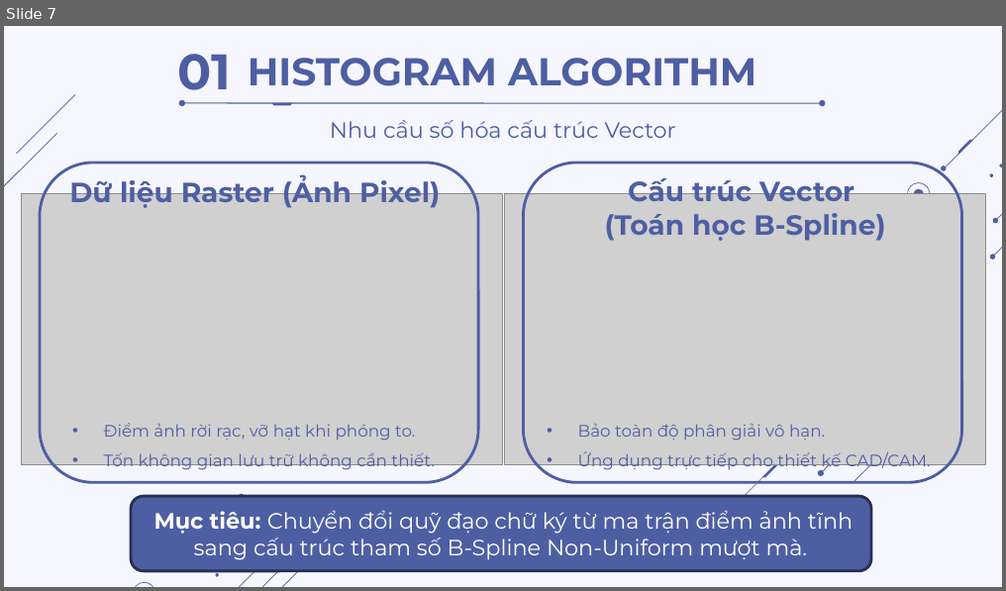
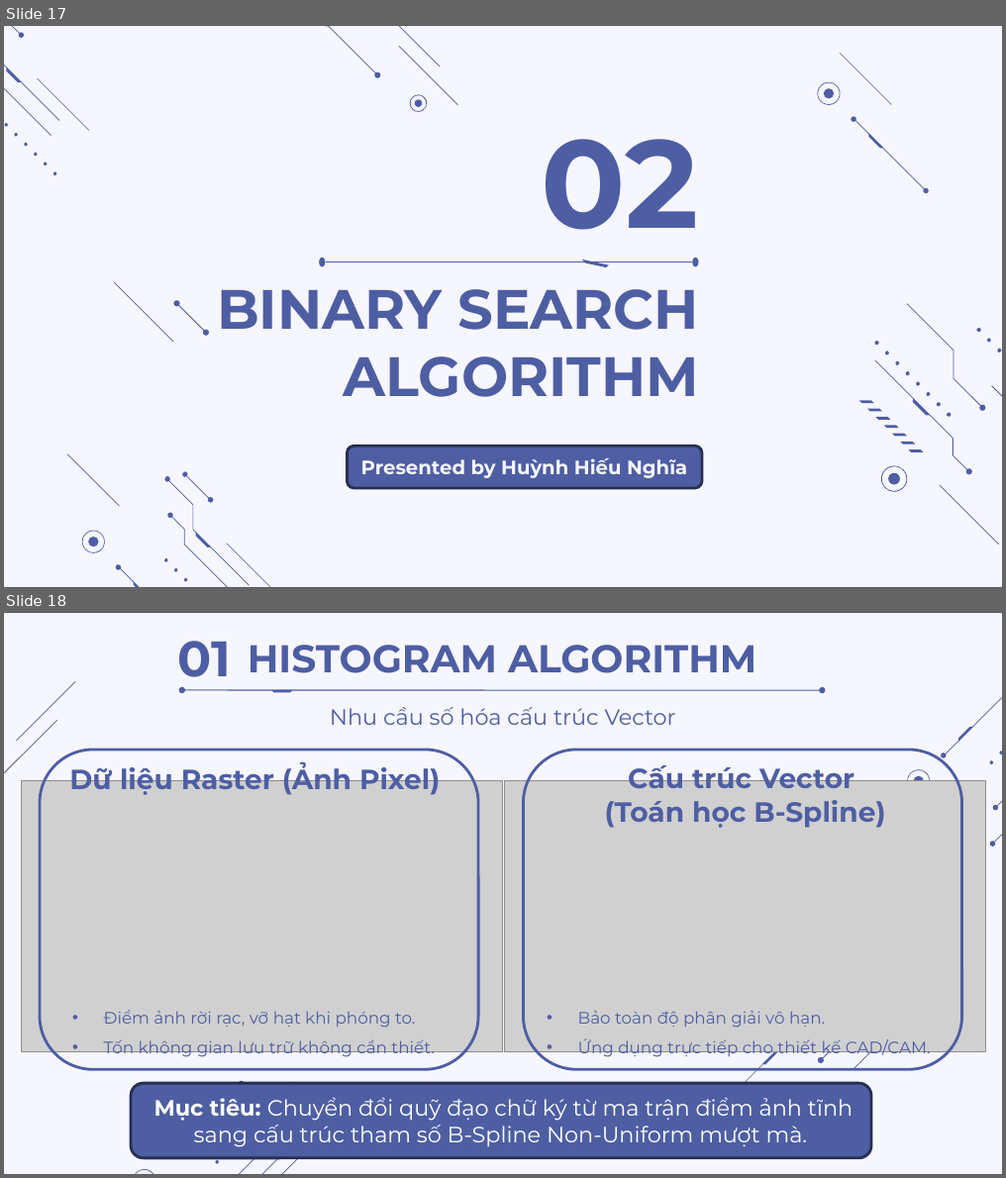
Before and after one commit to thdyqt/XLTHS, a slide deck: Slide.pptx. Shown one above the other, each under a label of ours: slide 7 before the commit, slides 17 and 18 after it. The pictures are 1006x591 and 1006x1178 pixels, drawn with LibreOffice and Linux fonts; fonts in the diff are those of the drawing; grey boxes stand for pictures. Boxes give left, top, right and bottom in pixels: in the first picture for what was removed or moved away, otherwise in the second. Text is boxed around its words. In the diff, an @@ line names an element or a change of style, - is before the commit and + after.

```diff
--- a/Slide.pptx
+++ b/Slide.pptx
@@ slide 17 added at [4,26,1002,587], background #F6F6FF @@
@@ group added at [4,26,90,175]: 8 freeform shapes @@
@@ group added at [295,26,458,112]: 7 freeform shapes @@
@@ group added at [818,53,928,192]: 7 freeform shapes @@
@@ title added at [542,139,699,230], 90 pt, text #4E5EA3, bold @@
+02
@@ group added at [320,249,699,275]: 2 ellipses, 1 freeform shape, 1 line @@
@@ title added at [217,289,699,397], 40 pt, text #4E5EA3, bold @@
+BINARY SEARCH
+ALGORITHM
@@ group added at [114,282,209,343]: 4 freeform shapes @@
@@ rounded rectangle added at [348,446,703,488], fill #4E5EA3, outline #272F52 2 pt, 14 pt, text #F6F6FF, bold @@
+Presented by Huỳnh Hiếu Nghĩa
@@ group added at [859,303,1002,545]: 21 freeform shapes @@
@@ group added at [67,454,279,587]: 17 freeform shapes @@
@@ what was slide 7 is now slide 18 @@
```
Also in this commit, not shown: 3 slides changed, 10 other slides added, 1 slide removed, 4 other files.
